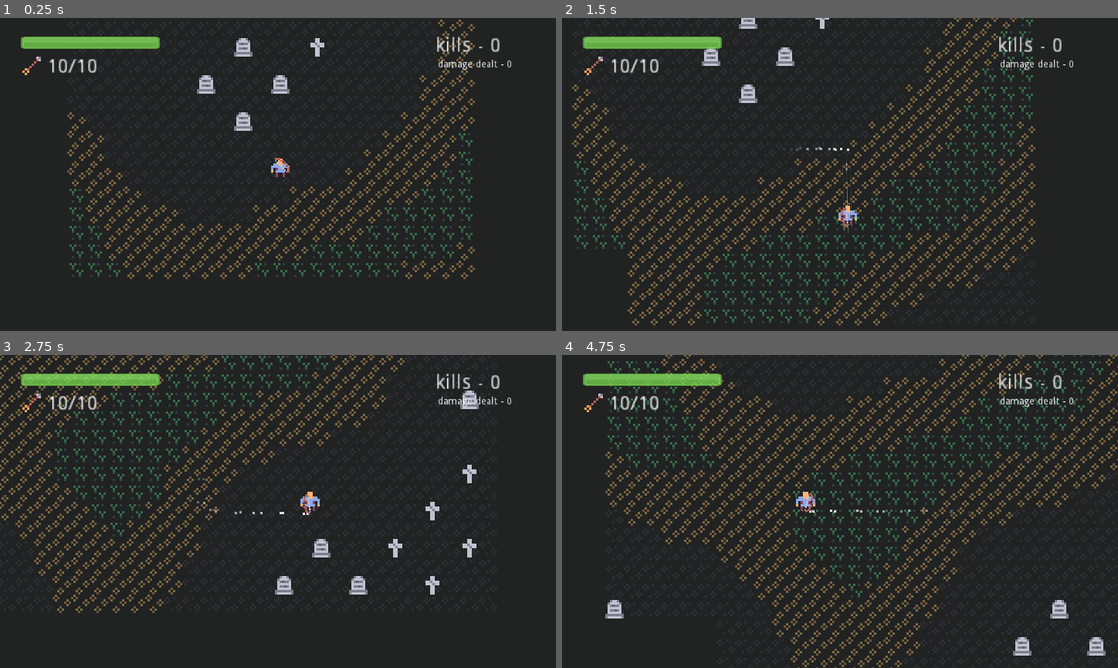
Above: before the commit, frames 1-4 (two rows, left to right).
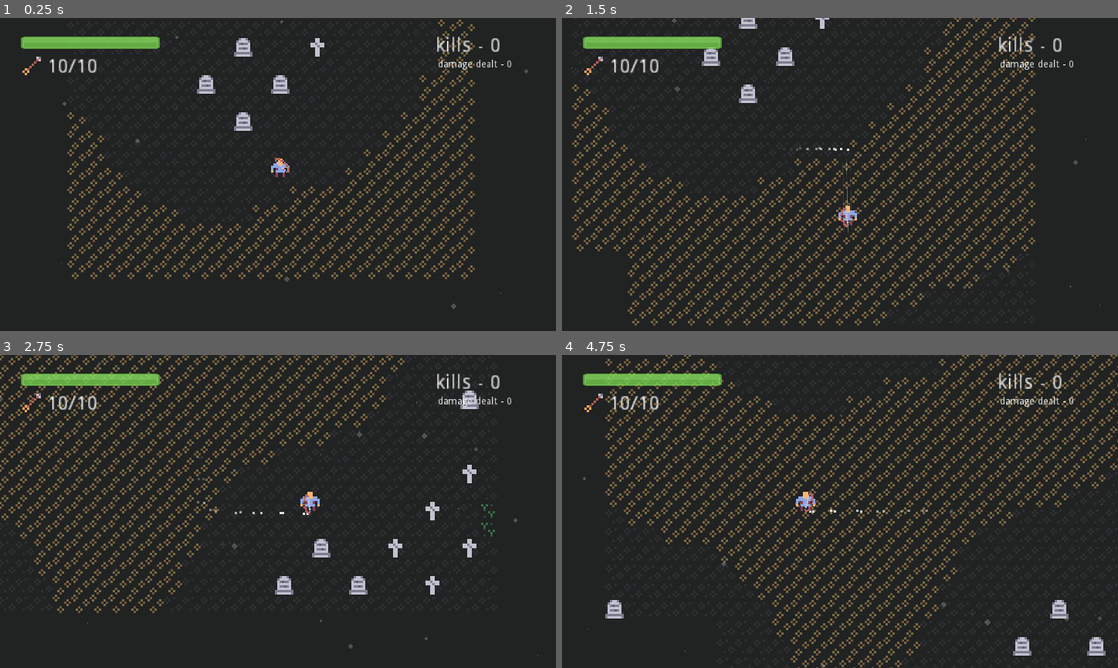
Above: after the commit, the same moments.

Repository: Ariorick/ArcherGame
Game: Godot game, scene res://src/Main.tscn
The game is run twice, just before and just after one commit, with the same random seed, the same clock (stepped at 60 frames per second) and the same inputs.
Inputs (mouse positions are in pixels of both pictures, inside the frame that each line leads up to):
- Up to frame 1 (0.25 s): no input
- Up to frame 2 (1.5 s): move the mouse to (962, 158) at 0.52 s; hold Right (right) 0.53-1.28 s; click (962, 158) at 0.6 s; move the mouse to (728, 190) at 1.27 s; hold Down (down) from 1.28 s (still down); tap Space (dash) at 1.35 s
- Up to frame 3 (2.75 s): move the mouse to (333, 442) at 2.02 s; release Down (down) at 2.03 s; hold Right (right) from 2.03 s (still down); right-click (333, 442) at 2.1 s
- Up to frame 4 (4.75 s): move the mouse to (812, 574) at 2.77 s; release Right (right) at 2.78 s; hold Up (up) 2.78-3.53 s; click (812, 574) at 2.85 s; move the mouse to (1006, 558) at 3.52 s; hold Left (left) from 3.53 s (still down); tap Space (dash) at 3.6 s; move the mouse to (673, 464) at 4.27 s; right-click (673, 464) at 4.35 s

The runs differ from the first frame. In frame 1, 2.7% of the frame differs, in the area x 10-95%, y 0-94%; in frame 2, 5.7%; in frame 3, 3.8%; in frame 4, 6.0%, in the area x 3-98%, y 0-100%.

Commit message:
added AirParticles

Diff:
--- a/src/GameManager/EnemySpawner.gd
+++ b/src/GameManager/EnemySpawner.gd
@@ -18,7 +18,7 @@
 func get_enemy() -> EnemyBase:
 	var value = r.randf_range(0, 1)
 	var enemy: EnemyBase
-	if value < 1:
+	if value < 0.2:
 		enemy = Skelly.instance()
 	else:
 		enemy = Ghost.instance()
--- a/src/Level/World.gd
+++ b/src/Level/World.gd
@@ -1,7 +1,7 @@
 extends Node2D
 
 const YELLOW_CAP = 0.3
-const GREEN_CAP = 0.62
+const GREEN_CAP = -0.6
 const GRAVE_CAP = -0.3
 
 var rng = RandomNumberGenerator.new()
@@ -34,12 +34,13 @@
 	run_with_noise(from, to, funcref(self, "make_graves_map"))
 
 func make_grass_map(x, y, value):
-	if value > GREEN_CAP:
-		$Grass.set_cell(x,y,1)
-	elif value > YELLOW_CAP:
+	if value > YELLOW_CAP:
 		$Grass.set_cell(x,y,2)
 	else:
 		$Grass.set_cell(x,y,0)
+
+	if value < GREEN_CAP:
+		$Grass.set_cell(x,y,1)
 
 func make_graves_map(x, y, value):
 	if value < GRAVE_CAP:
--- a/src/Player/Player.tscn
+++ b/src/Player/Player.tscn
@@ -158,6 +158,35 @@
 [sub_resource type="CircleShape2D" id=27]
 radius = 7.39269
 
+[sub_resource type="Gradient" id=32]
+offsets = PoolRealArray( 0, 0.463768, 1 )
+colors = PoolColorArray( 1, 1, 1, 0.305882, 1, 1, 1, 0.203922, 1, 1, 1, 0.282353 )
+
+[sub_resource type="GradientTexture" id=33]
+gradient = SubResource( 32 )
+
+[sub_resource type="Curve" id=30]
+_data = [ Vector2( 0, 0 ), 0.0, 0.0, 0, 0, Vector2( 0.361111, 0.22607 ), 0.0, 0.0, 0, 0, Vector2( 0.506173, 1 ), 0.0, 0.0, 0, 0, Vector2( 0.694444, 0.221565 ), 0.0, 0.0, 0, 0, Vector2( 1, 0 ), 0.0, 0.0, 0, 0 ]
+
+[sub_resource type="CurveTexture" id=31]
+curve = SubResource( 30 )
+
+[sub_resource type="ParticlesMaterial" id=28]
+emission_shape = 2
+emission_box_extents = Vector3( 500, 500, 1 )
+flag_disable_z = true
+direction = Vector3( 0, 1, 0 )
+spread = 180.0
+gravity = Vector3( 0, 0, 0 )
+initial_velocity = 5.0
+initial_velocity_random = 0.75
+orbit_velocity = 0.0
+orbit_velocity_random = 0.0
+angle = 45.0
+scale = 2.0
+scale_curve = SubResource( 31 )
+color_ramp = SubResource( 33 )
+
 [node name="Player" type="RigidBody2D" groups=[
 "player",
 ]]
@@ -263,5 +292,14 @@
 
 [node name="EnemySpawner" parent="." instance=ExtResource( 8 )]
 position = Vector2( 0.107983, 7.99067 )
+
+[node name="AirParticles" type="Particles2D" parent="."]
+position = Vector2( -0.574295, -86.7193 )
+amount = 1000
+lifetime = 10.0
+preprocess = 194.91
+randomness = 0.35
+local_coords = false
+process_material = SubResource( 28 )
 [connection signal="body_entered" from="DamageDetector" to="." method="_on_DamageDetector_body_entered"]
 [connection signal="body_entered" from="PickArea" to="." method="_on_PickArea_body_entered"]
Not shown: 1 places in src/Player/Player.tscn that only renumber resources
Not shown, changed: assets/Tiles/.DS_Store
